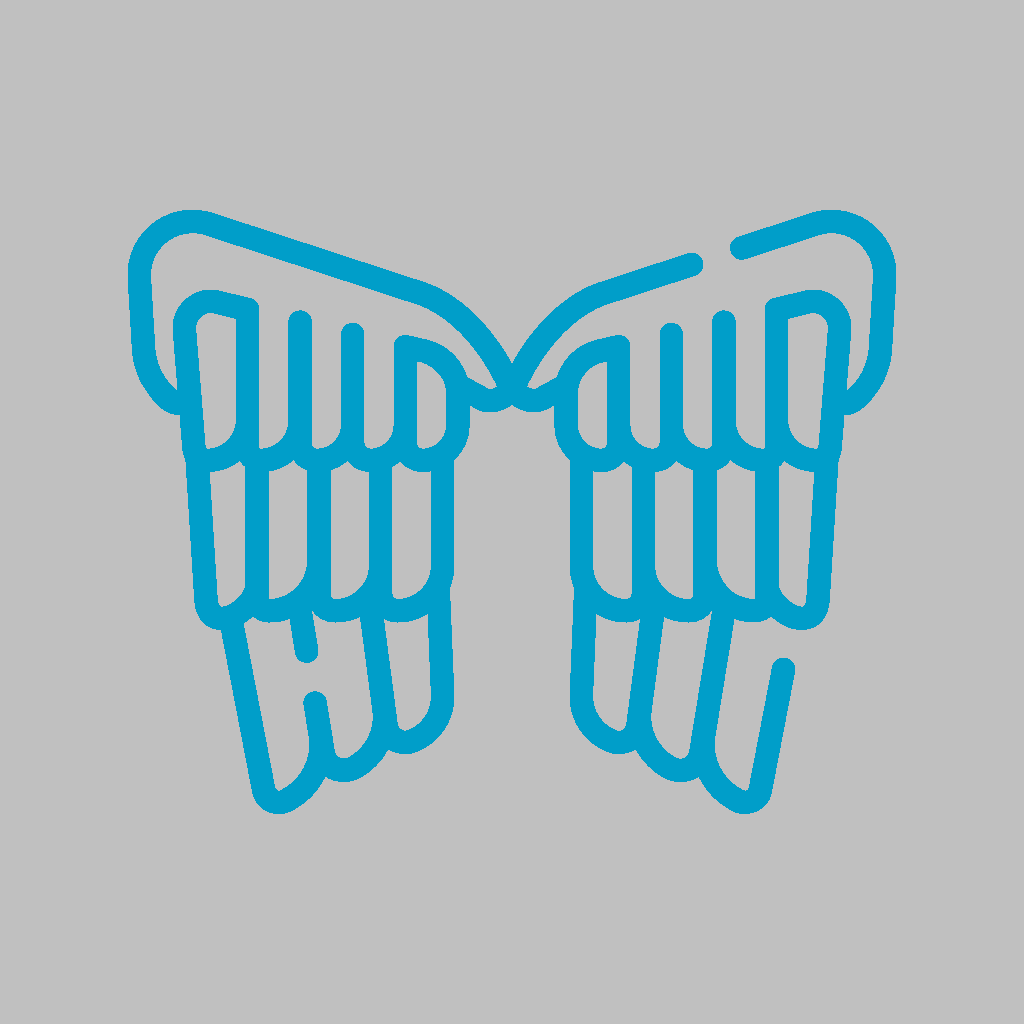
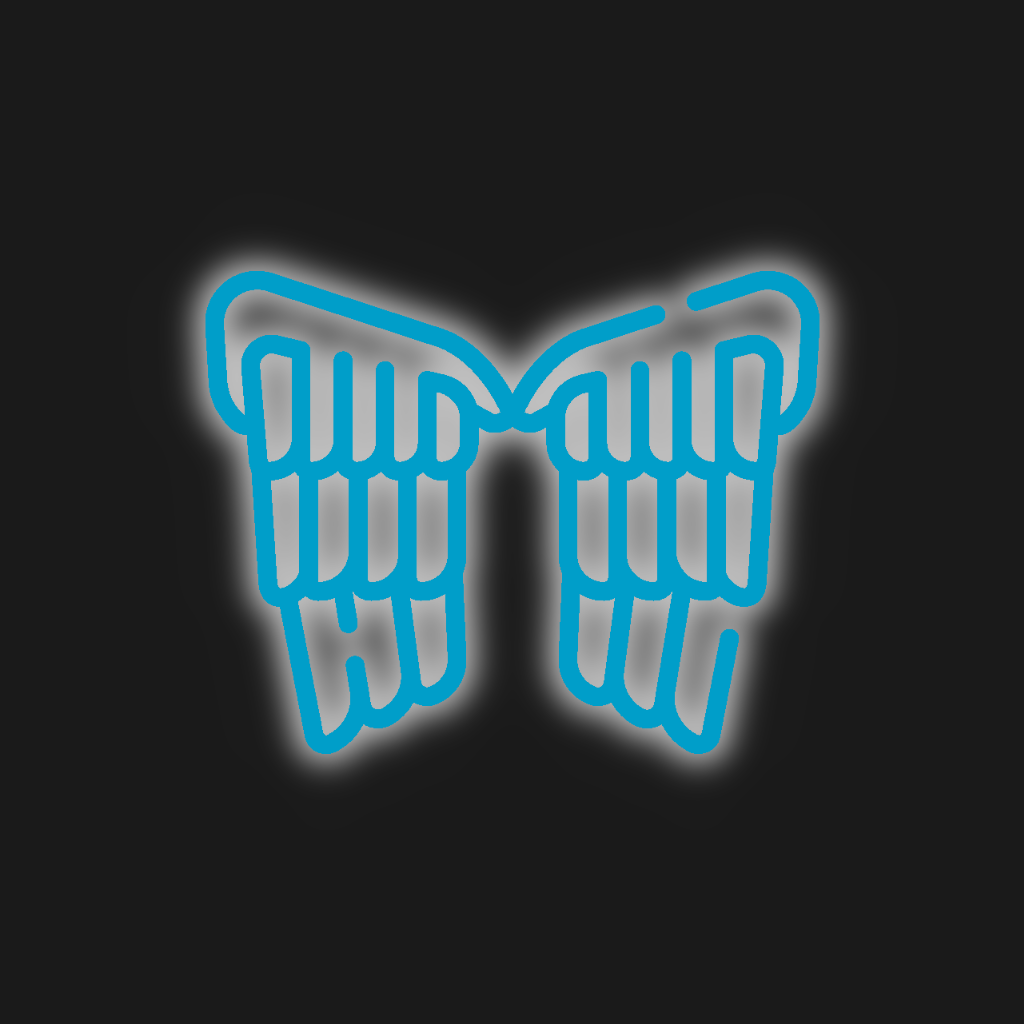
Revision of a layered 1024×1024 image; what changed, layer by layer:
painted on "Герб" over left=128, top=210, right=896, bottom=814
added layer "Свечение" above "Видимая часть" over left=127, top=193, right=898, bottom=830
painted on "Видимая часть" over left=0, top=2, right=1022, bottom=1024
hid "Фон" over left=0, top=0, right=1024, bottom=1024
added layer "Фон #1" over left=0, top=0, right=1024, bottom=1024
